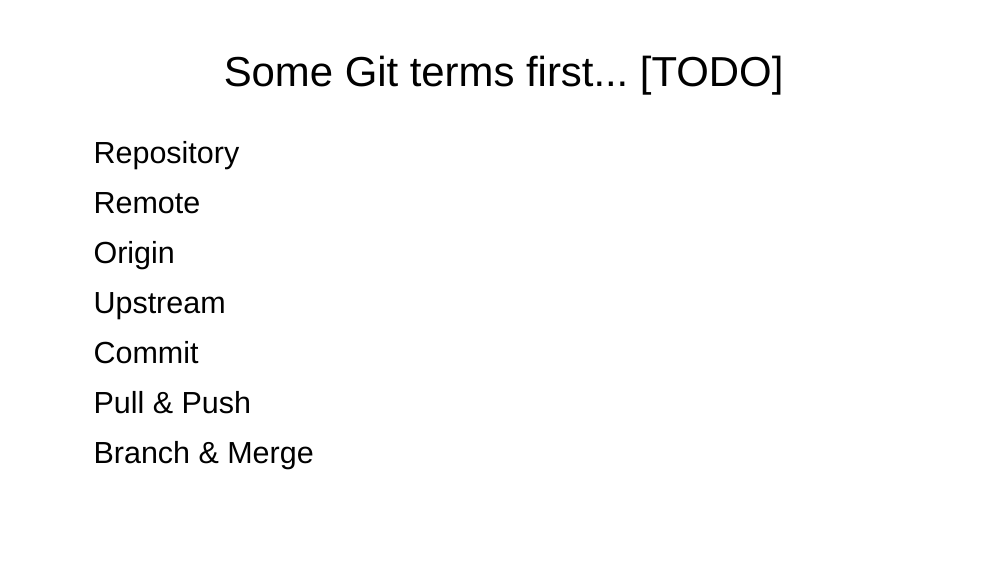
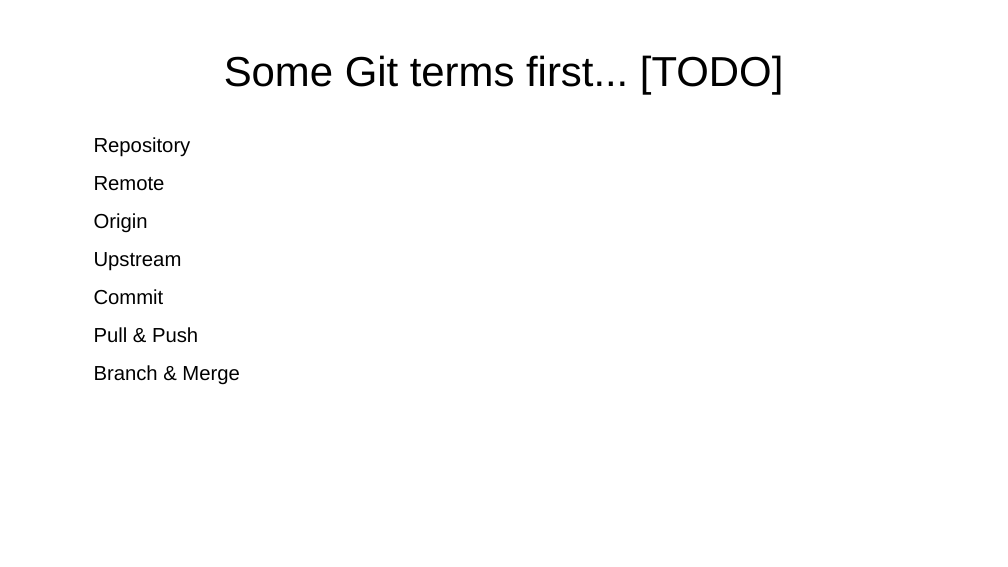
Before and after one commit to aryoda/git_essentials, a slide deck: slide 3 of Introduction to Git collaboration workflows.odp. Drawn at 1008x567 pixels with LibreOffice and Linux fonts; fonts in the diff are those of the drawing. Boxes give left, top, right and bottom in pixels: in the first picture for what was removed or moved away, otherwise in the second. Text is boxed around its words. In the diff, an @@ line names an element or a change of style, - is before the commit and + after.

```diff
--- a/Introduction to Git collaboration workflows.odp
+++ b/Introduction to Git collaboration workflows.odp
@@ text "Repository" at [94,137,239,385]: size 24 to 16 pt @@
```
Also in this commit, not shown: 2 other slides changed, 1 slide added.
